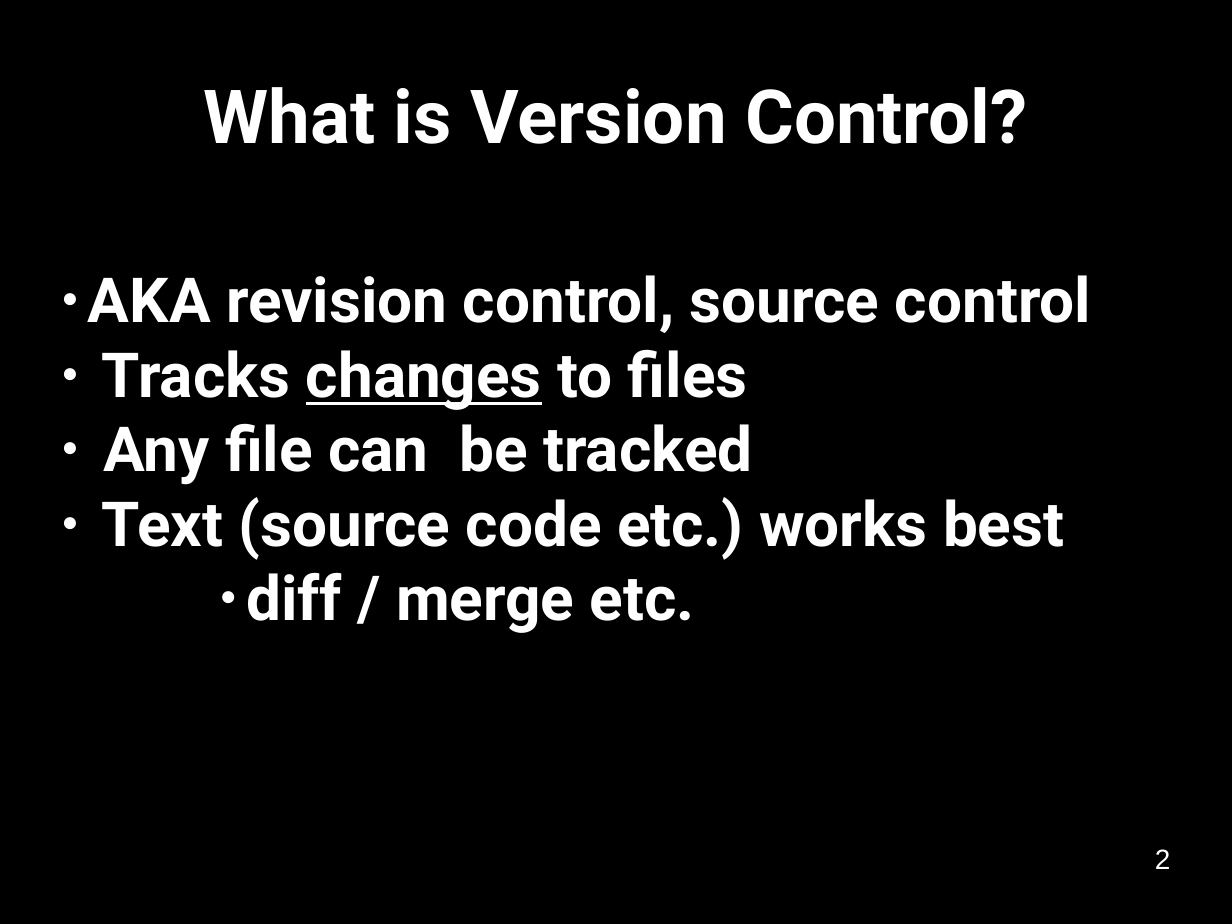
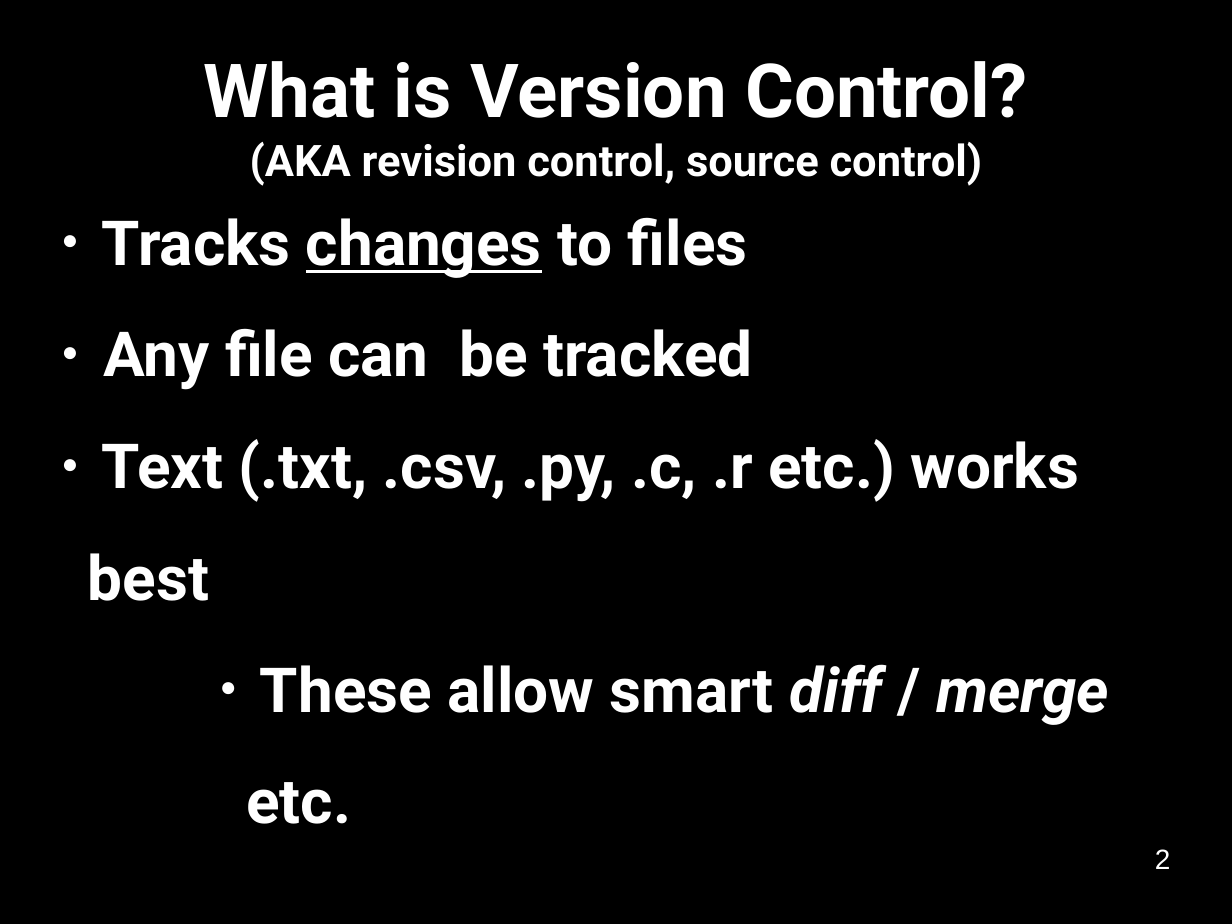
Before and after one commit to Southampton-RSG/2015-12-15-Southampton, a slide deck: slide 2 of novice/git/version-control-with-git-slides.odp. Drawn at 1232x924 pixels with LibreOffice and Linux fonts; fonts in the diff are those of the drawing. Boxes give left, top, right and bottom in pixels: in the first picture for what was removed or moved away, otherwise in the second. Text is boxed around its words. In the diff, an @@ line names an element or a change of style, - is before the commit and + after.

```diff
--- a/novice/git/version-control-with-git-slides.odp
+++ b/novice/git/version-control-with-git-slides.odp
@@ subtitle "Tracks changes to files" moved from (x1=88, y1=275, x2=1091, y2=633) to (x1=88, y1=217, x2=1109, y2=824) @@
@@ title at (x1=203, y1=61, x2=1027, y2=186): text changed; size 48 to 28 pt @@
-What is Version Control?
+What is Version Control?
+(AKA revision control, source control)
@@ subtitle at (x1=102, y1=217, x2=752, y2=390): line spacing 1 to 1.5 @@
@@ subtitle at (x1=88, y1=275, x2=1091, y2=333): paragraph removed @@
-● AKA revision control, source control
@@ subtitle at (x1=88, y1=439, x2=1109, y2=824): text changed @@
-● Text (source code etc.) works best
-            ● diff / merge etc.
+● Text (.txt, .csv, .py, .c, .r etc.) works best
+            ● These allow smart diff / merge etc.
```
Also in this commit, not shown: 6 other slides changed, 2 slides removed, 35 other files.
